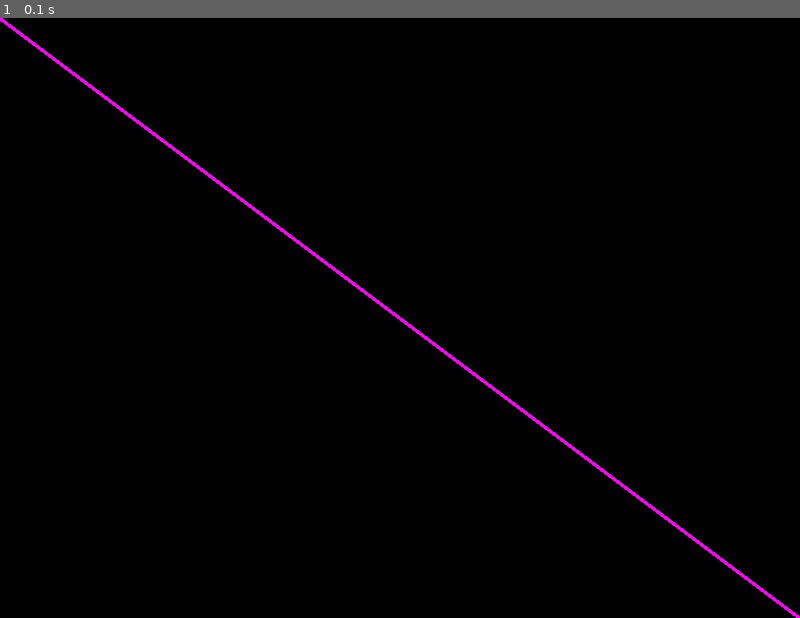
Above: before the commit, frame 1.
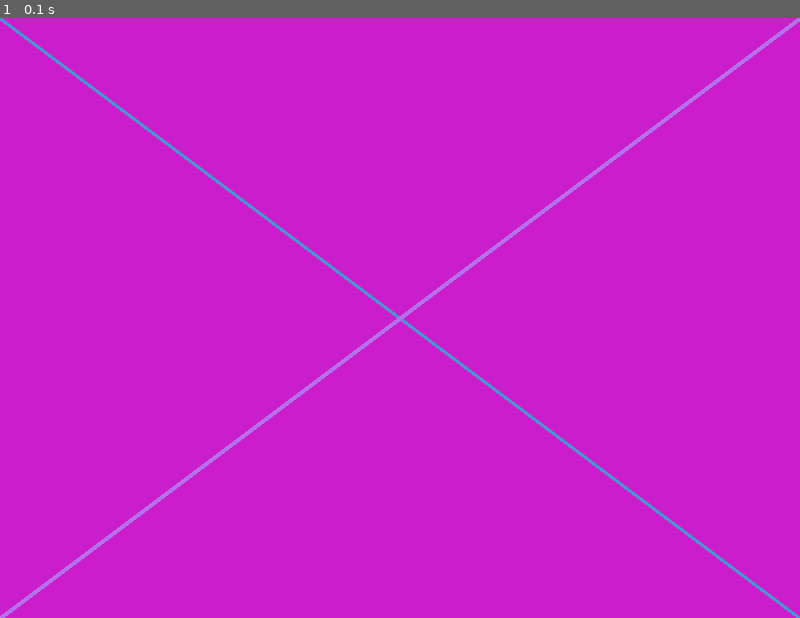
Above: after the commit, the same moment.

Repository: graying/PY3
Game: pygame game, started from pygame/pg_draw.py
The game is run twice, just before and just after one commit, with the same random seed, the same clock (stepped at 60 frames per second) and the same inputs.
Inputs:
- Up to frame 1 (0.1 s): no input

The runs differ from the first frame. In frame 1, 100% of the frame differs, in the area x 0-100%, y 0-100%.

Commit message:
updated pg

Diff:
--- a/pygame/pg_draw.py
+++ b/pygame/pg_draw.py
@@ -1,10 +1,15 @@
-import pygame, sys
+import pygame, sys, random
 from pygame.locals import *
 
 pygame.init()
 dis = pygame.display.set_mode((800,600))
 pygame.display.set_caption("Hello Pygamer...")
-pygame.draw.line(dis, (255,0,255), (0,0), (800,600), 4)
+def rndColor():
+    return (random.randint(0,255), random.randint(0,255), random.randint(0,255))
+
+dis.fill(rndColor())
+pygame.draw.line(dis, rndColor(), (0,0), (800,600), 4)
+pygame.draw.line(dis, rndColor(), (800,0), (0,600), 5)
 while True:
 	pygame.display.update()
 	for event in pygame.event.get():
